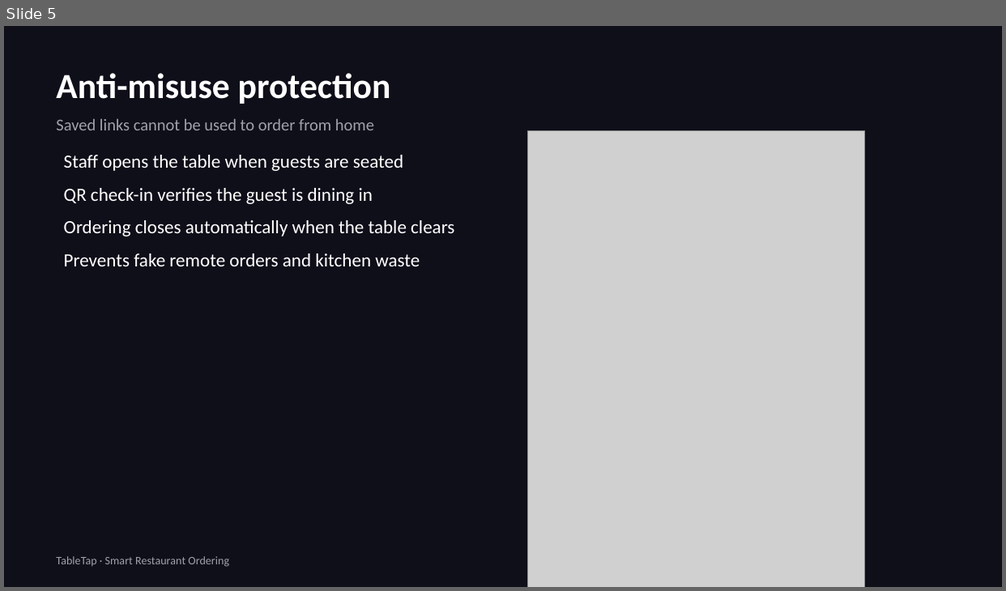
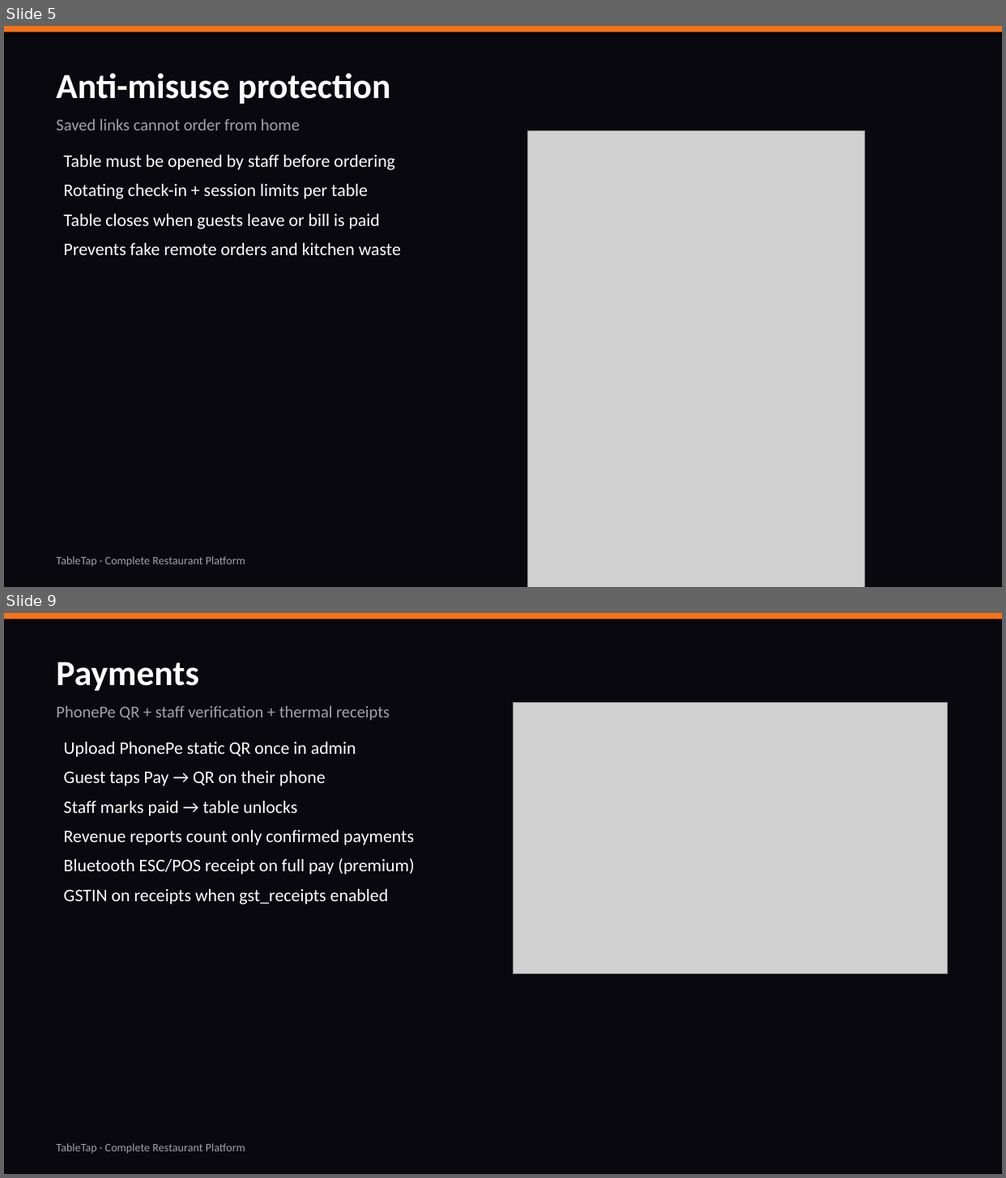
Before and after one commit to chandrasheker/order-on-the-fly, a slide deck: presentation/TableTap-Restaurant-Owner-Detailed-Deck.pptx. Shown one above the other, each under a label of ours: slide 5 before the commit, slides 5 and 9 after it; the slides between them are not shown. The pictures are 1006x591 and 1006x1178 pixels, drawn with LibreOffice and Linux fonts; fonts in the diff are those of the drawing; grey boxes stand for pictures. Boxes give left, top, right and bottom in pixels: in the first picture for what was removed or moved away, otherwise in the second. Text is boxed around its words. In the diff, an @@ line names an element or a change of style, - is before the commit and + after.

```diff
--- a/presentation/TableTap-Restaurant-Owner-Detailed-Deck.pptx
+++ b/presentation/TableTap-Restaurant-Owner-Detailed-Deck.pptx
@@ slide 9 added at bbox=[4, 613, 1002, 1174], background #08080E @@
@@ rectangle added at bbox=[4, 613, 1002, 619], fill #F97316 @@
@@ text added at bbox=[56, 662, 390, 721], 16 pt, text #A1A1AA @@
+Payments
+PhonePe QR + staff verification + thermal receipts
@@ picture added at bbox=[513, 703, 948, 973] @@
@@ text added at bbox=[64, 742, 414, 905], 17 pt, text #FFFFFF @@
+Upload PhonePe static QR once in admin
+Guest taps Pay → QR on their phone
+Staff marks paid → table unlocks
+Revenue reports count only confirmed payments
+Bluetooth ESC/POS receipt on full pay (premium)
+GSTIN on receipts when gst_receipts enabled
@@ text added at bbox=[56, 1144, 245, 1153], 11 pt, text #A1A1AA @@
+TableTap · Complete Restaurant Platform
@@ slide 5 changed as well @@
@@ background #0F0F1A to #08080E @@
@@ rectangle added at bbox=[4, 26, 1002, 32], fill #F97316 @@
@@ text at bbox=[56, 119, 300, 130]: text changed @@
-Saved links cannot be used to order from home
+Saved links cannot order from home
@@ text at bbox=[64, 155, 395, 229]: text changed; size 18 to 17 pt @@
-Staff opens the table when guests are seated
-QR check-in verifies the guest is dining in
-Ordering closes automatically when the table clears
+Table must be opened by staff before ordering
+Rotating check-in + session limits per table
+Table closes when guests leave or bill is paid
@@ text at bbox=[64, 243, 401, 255]: size 18 to 17 pt in "Prevents fake remote orders and kitchen waste"; less space between paragraphs @@
@@ text at bbox=[56, 557, 245, 566]: text changed @@
-TableTap · Smart Restaurant Ordering
+TableTap · Complete Restaurant Platform
```
Also in this commit, not shown: 4 other slides changed, 12 other slides added, 10 slides removed, 11 other files.
